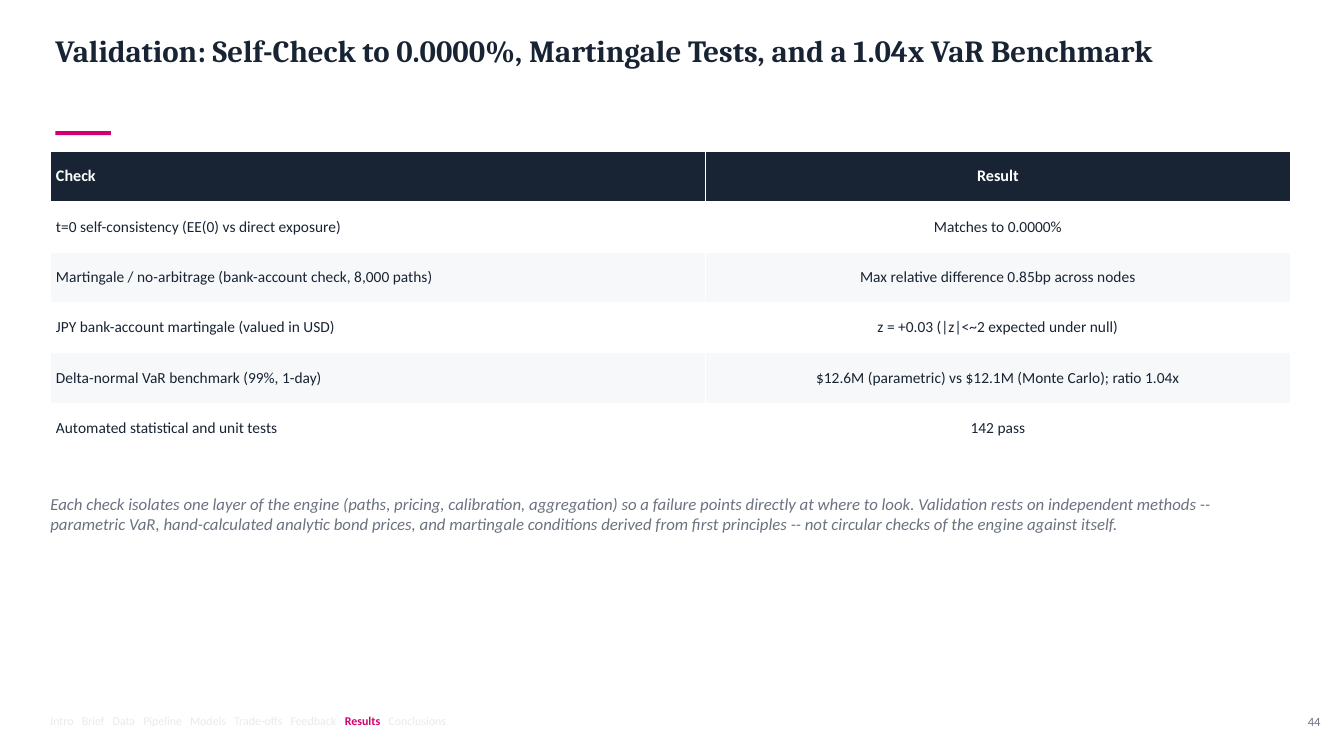
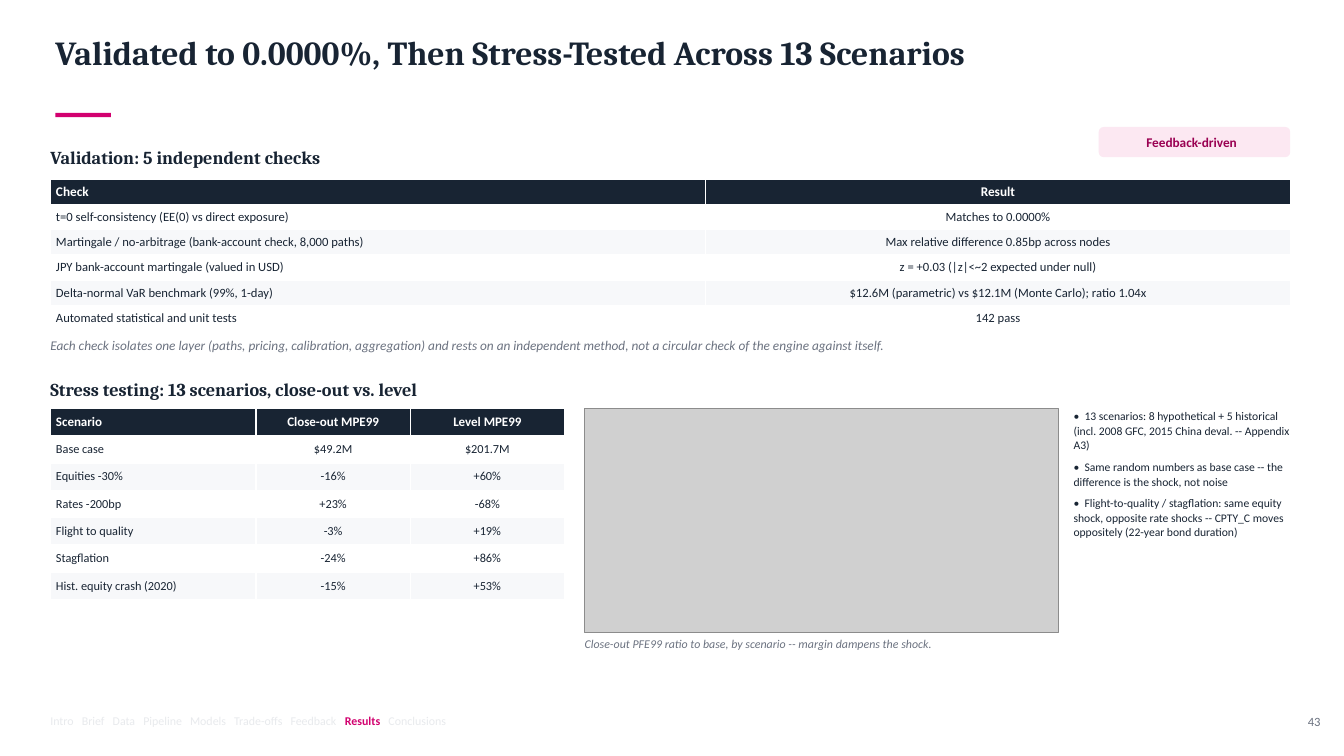
Before and after one commit to eshapandya24/capitolis-risk-engine, a slide deck: slide 43 of docs/Capitolis_CCR_Client_Final_Presentation.pptx (slide 44 before the commit). Drawn at 1344x756 pixels with LibreOffice and Linux fonts; fonts in the diff are those of the drawing; grey boxes stand for pictures. Boxes give left, top, right and bottom in pixels: in the first picture for what was removed or moved away, otherwise in the second. Text is boxed around its words. In the diff, an @@ line names an element or a change of style, - is before the commit and + after.

```diff
--- a/docs/Capitolis_CCR_Client_Final_Presentation.pptx
+++ b/docs/Capitolis_CCR_Client_Final_Presentation.pptx
@@ text at [55, 41, 965, 70]: text changed; size 22 to 24 pt @@
-Validation: Self-Check to 0.0000%, Martingale Tests, and a 1.04x VaR Benchmark
+Validated to 0.0000%, Then Stress-Tested Across 13 Scenarios
@@ rectangle: place and size @@
-rectangle at [55, 131, 111, 135]
+rectangle at [55, 113, 111, 117]
@@ rounded rectangle added at [1099, 127, 1291, 157], fill #FCE8F2, 9.5 pt, text #9A0052, bold @@
+Feedback-driven
@@ table at [50, 179, 1291, 331] @@
@@ size 11.5 to 9.5 pt in "Check", "Result" @@
@@ size 11 to 9 pt @@
@@ table: place and size @@
-table at [50, 151, 1291, 454]
+table at [50, 179, 1291, 331]
@@ text added at [50, 151, 320, 168], 13 pt, text #182433, bold @@
+Validation: 5 independent checks
@@ text added at [50, 340, 884, 352], 9.5 pt, text #6B7280, italic @@
+Each check isolates one layer (paths, pricing, calibration, aggregation) and rests on an independent method, not a circular check of the engine against itself.
@@ text added at [50, 383, 418, 400], 13 pt, text #182433, bold @@
+Stress testing: 13 scenarios, close-out vs. level
@@ table added at [50, 408, 565, 600], 7 rows, 3 columns @@
+Scenario | Close-out MPE99 | Level MPE99
+Base case | $49.2M | $201.7M
+Equities -30% | -16% | +60%
+Rates -200bp | +23% | -68%
+Flight to quality | -3% | +19%
+Stagflation | -24% | +86%
+Hist. equity crash (2020) | -15% | +53%
@@ picture added at [585, 408, 1059, 633] @@
@@ text added at [1074, 412, 1290, 538], 8.3 pt, text #182433 @@
+• 13 scenarios: 8 hypothetical + 5 historical (incl. 2008 GFC, 2015 China deval. -- Appendix A3)
+• Same random numbers as base case -- the difference is the shock, not noise
+• Flight-to-quality / stagflation: same equity shock, opposite rate shocks -- CPTY_C moves oppositely (22-year bond duration)
@@ text removed at [50, 498, 1196, 533] @@
-Each check isolates one layer of the engine (paths, pricing, calibration, aggregation) so a failure points directly at where to look. Validation rests on independent methods -- parametric VaR, hand-calculated analytic bond prices, and martingale conditions derived from first principles -- not circular checks of the engine against itself.
@@ text added at [585, 640, 931, 650], 8.5 pt, text #6B7280, italic @@
+Close-out PFE99 ratio to base, by scenario -- margin dampens the shock.
@@ text at [1308, 718, 1321, 726]: text changed @@
-44
+43
```
Also in this commit, not shown: 20 other slides changed, 1 slide removed, 3 other files.
